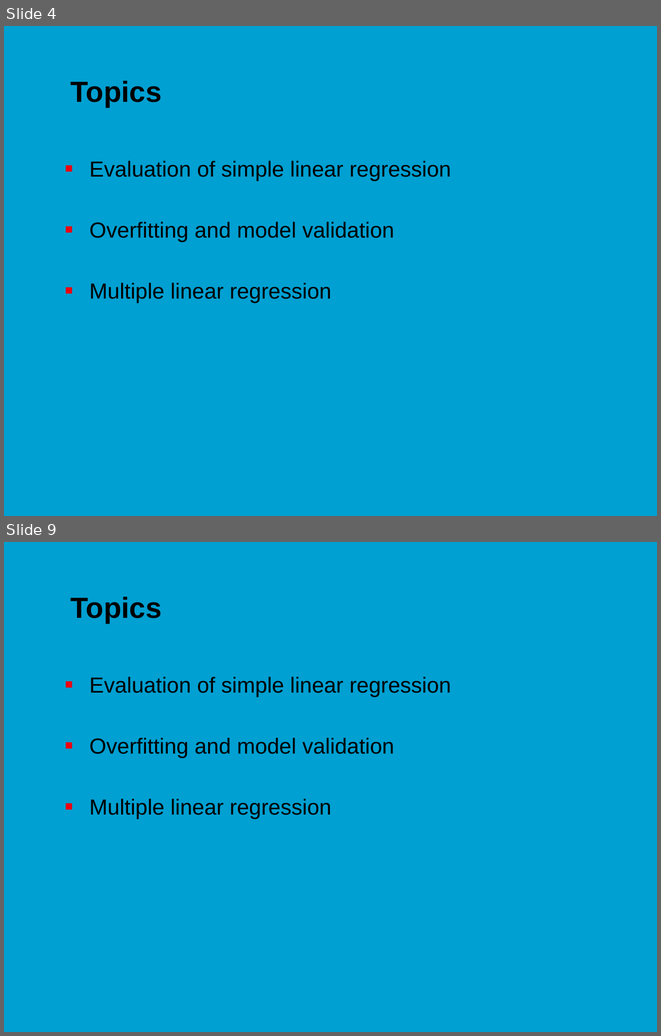
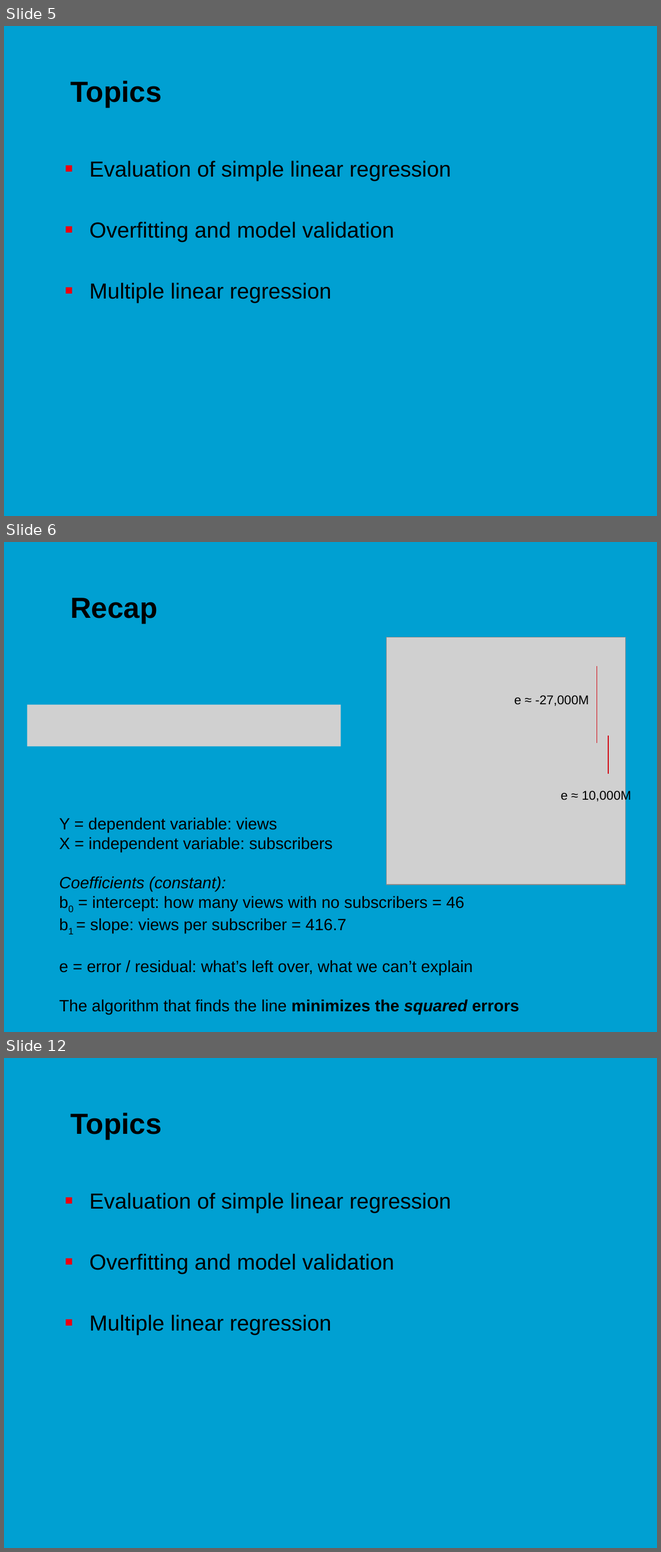
Before and after one commit to jonasmoons/data-driven-learning, a slide deck: slides/ddl-w5l2.pptx. Shown one above the other, each under a label of ours: slides 4 and 9 before the commit, slides 5, 6 and 12 after it; the slides between them are not shown. The pictures are 661x1036 and 661x1552 pixels, drawn with LibreOffice and Linux fonts; fonts in the diff are those of the drawing; grey boxes stand for pictures; background and template pictures are left out. Boxes give left, top, right and bottom in pixels: in the first picture for what was removed or moved away, otherwise in the second. Text is boxed around its words. In the diff, an @@ line names an element or a change of style, - is before the commit and + after.

```diff
--- a/slides/ddl-w5l2.pptx
+++ b/slides/ddl-w5l2.pptx
@@ slide 6 added at (x1=4, y1=542, x2=657, y2=1032), background picture (left out) @@
@@ title added at (x1=70, y1=598, x2=157, y2=623), 32 pt, text #000000, bold @@
+Recap
@@ picture added at (x1=387, y1=637, x2=626, y2=884) @@
@@ line added from (597, 666) to (597, 743), #D2000D 0.75 pt @@
@@ text added at (x1=514, y1=695, x2=589, y2=706), 14 pt, text #000000 @@
+e ≈ -27,000M
@@ picture added at (x1=27, y1=705, x2=340, y2=747) @@
@@ line added from (608, 735) to (608, 774), #D2000D 0.75 pt @@
@@ text added at (x1=560, y1=789, x2=631, y2=802), 14 pt, text #000000 @@
+e ≈ 10,000M
@@ text added at (x1=59, y1=817, x2=519, y2=1014), 18 pt, text #000000 @@
+Y = dependent variable: views
+X = independent variable: subscribers
+Coefficients (constant):
+b0 = intercept: how many views with no subscribers = 46
+b1 = slope: views per subscriber = 416.7
+e = error / residual: what’s left over, what we can’t explain
+The algorithm that finds the line minimizes the squared errors
@@ what was slide 4 is now slide 5 @@
@@ what was slide 9 is now slide 12 @@
```
Also in this commit, not shown: 3 slides changed, 10 other slides added, 6 slides removed, 7 other files.
